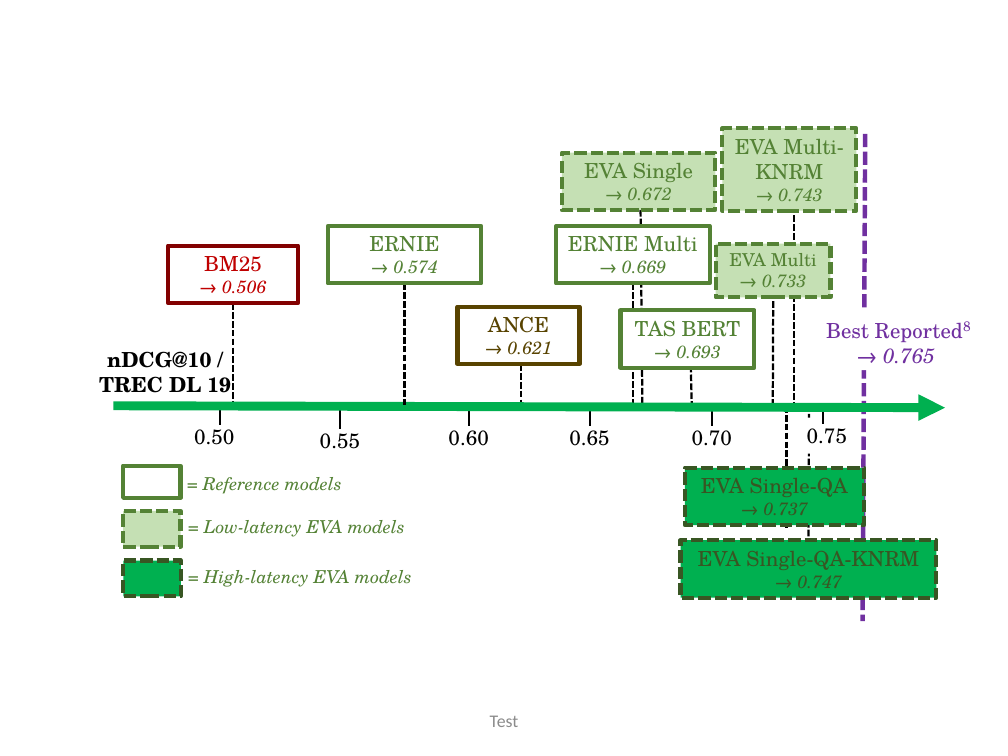
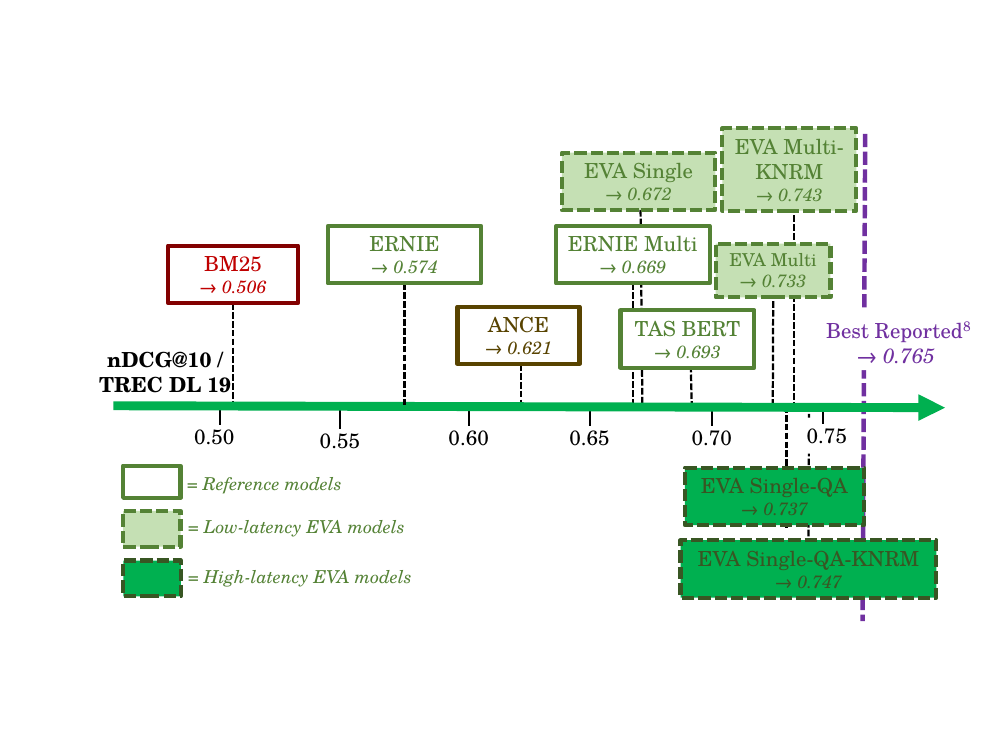
Before and after one commit to gsindlinger/Dense_Retrieval_With_Entities_Seminar, a slide deck: slide 21 of Präsentation.pptx. Drawn at 1008x756 pixels with LibreOffice and Linux fonts; fonts in the diff are those of the drawing. Boxes give left, top, right and bottom in pixels: in the first picture for what was removed or moved away, otherwise in the second. Text is boxed around its words. In the diff, an @@ line names an element or a change of style, - is before the commit and + after.

```diff
--- a/Präsentation.pptx
+++ b/Präsentation.pptx
@@ text removed at (x1=490, y1=715, x2=519, y2=727) @@
-Test
```
Also in this commit, not shown: 1 other slide changed, 48 other files.
